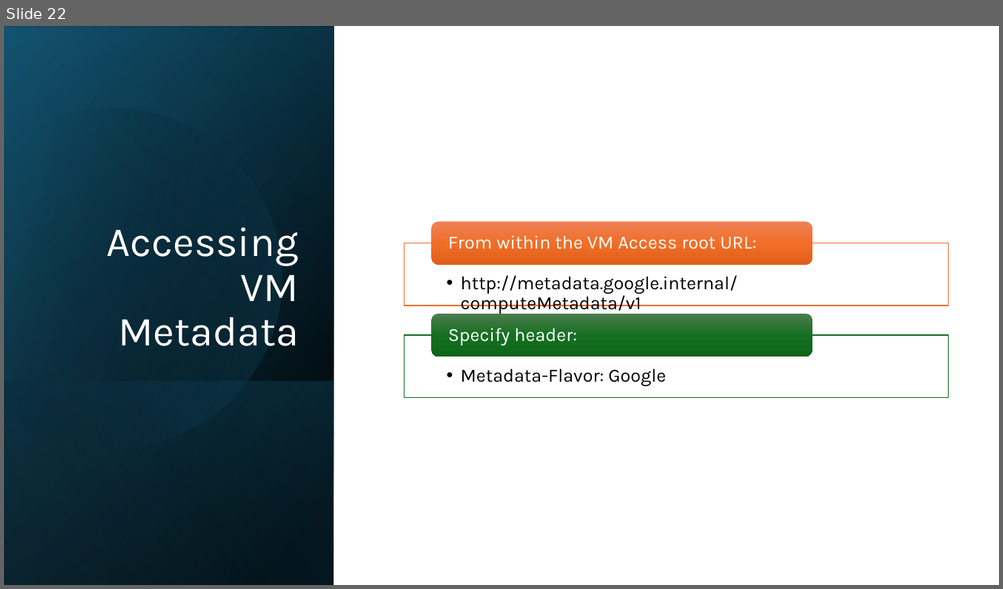
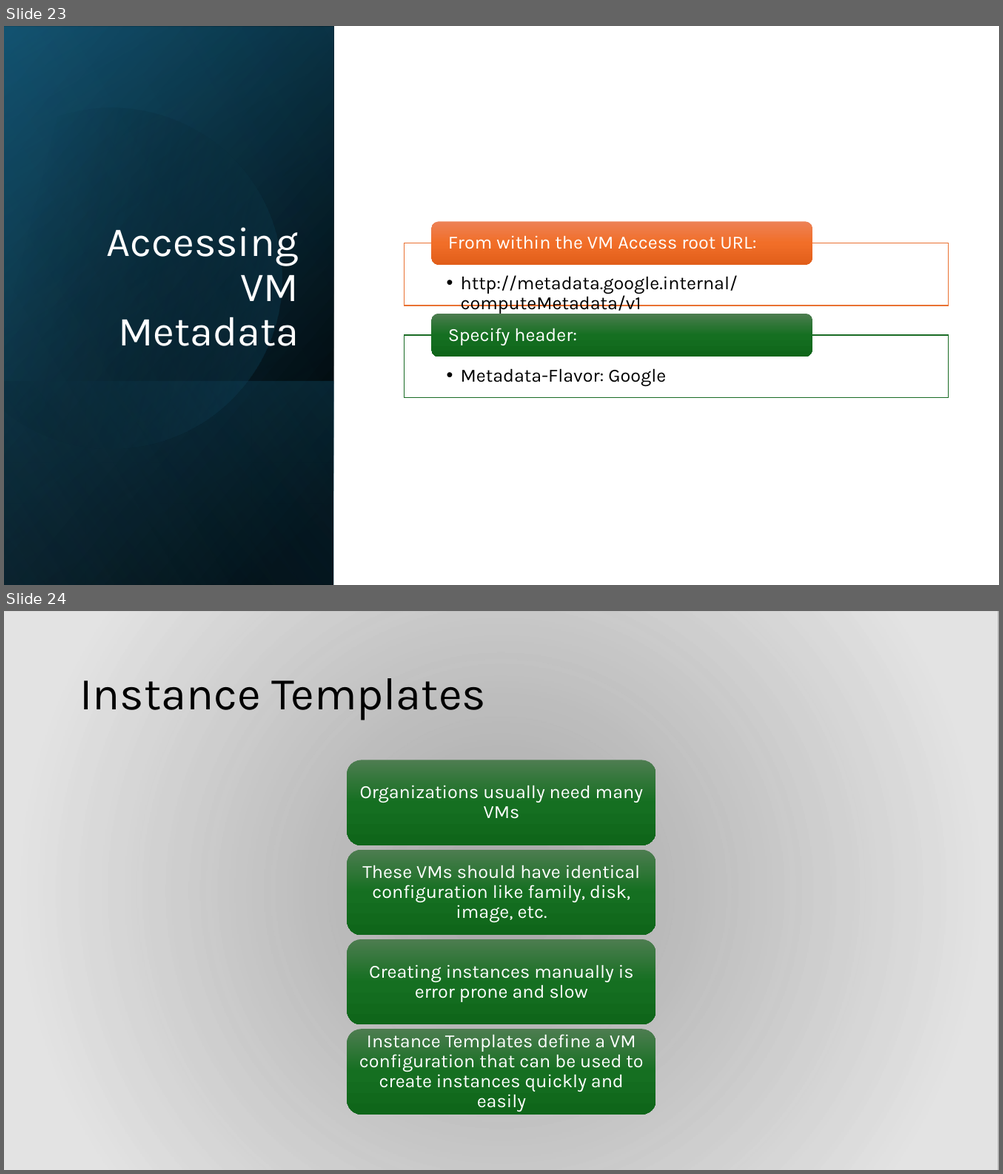
Before and after one commit to lkdrall/GCP-Professional, a slide deck: Module-2 Project, Compute.pptx. Shown one above the other, each under a label of ours: slide 22 before the commit, slides 23 and 24 after it. The pictures are 1003x589 and 1003x1174 pixels, drawn with LibreOffice and Linux fonts; fonts in the diff are those of the drawing; background and template pictures are left out; a plain dark background stands for a picture behind light text. Boxes give left, top, right and bottom in pixels: in the first picture for what was removed or moved away, otherwise in the second. Text is boxed around its words. In the diff, an @@ line names an element or a change of style, - is before the commit and + after.

```diff
--- a/Module-2 Project, Compute.pptx
+++ b/Module-2 Project, Compute.pptx
@@ slide 24 added at [4,611,999,1170], background picture (left out) @@
@@ rectangle added at [4,611,999,1170], fill gradient #E8E8E8 @@
@@ title added at [79,678,486,721], 44 pt, text #000000 @@
+Instance Templates
@@ group added at [347,760,656,1116]: 4 rounded rectangles, 4 texts @@
+Organizations usually need many VMs
+These VMs should have identical configuration like family, disk, image, etc.
+Creating instances manually is error prone and slow
+Instance Templates define a VM configuration that can be used to create instances quickly and easily
@@ what was slide 22 is now slide 23 @@
```
Also in this commit, not shown: 4 other slides added, 1 other file.
